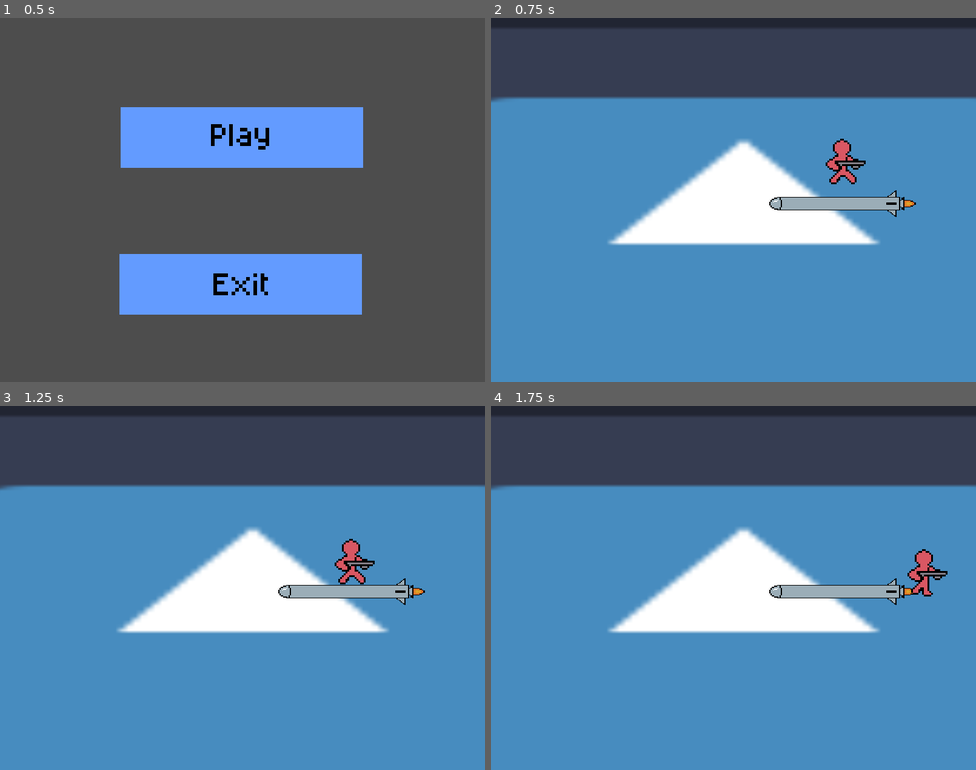
Above: before the commit, frames 1-4 (two rows, left to right).
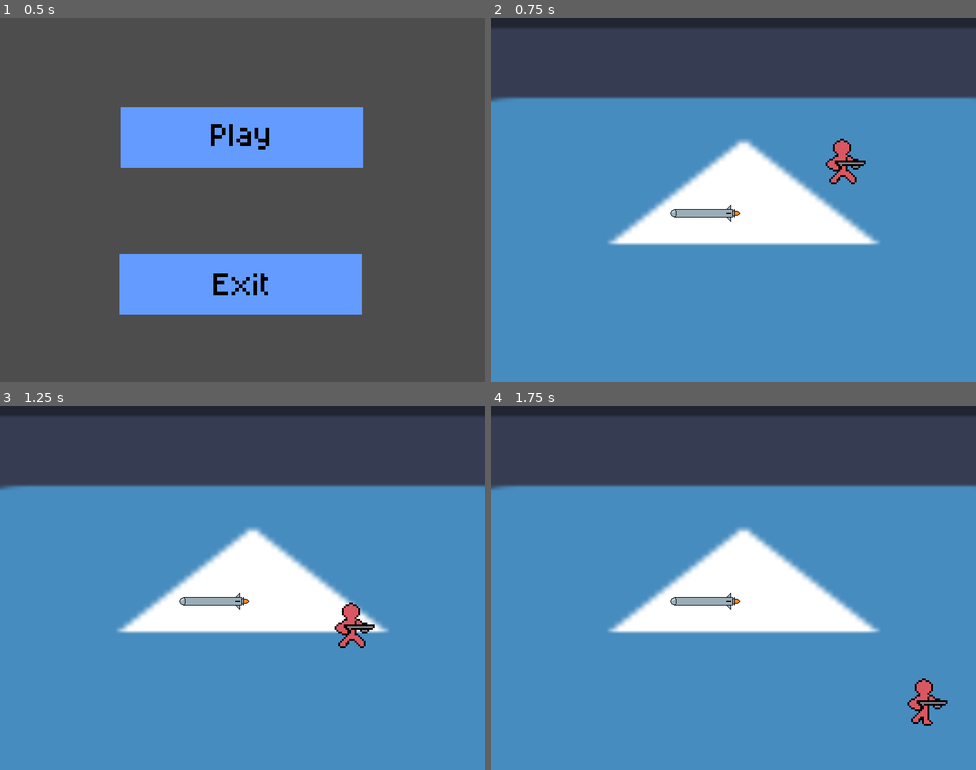
Above: after the commit, the same moments.

Repository: terminator0521/air-jumper
Game: Godot game, scene res://scenes/start_menu.tscn
Same seed, same stepped clock (60 frames per second), same inputs: the game is played once before the commit and once after it. The engine's default icon, where the game draws it, is replaced by a stand-in: a white triangle on a blue panel in a dark square.
Inputs (mouse positions are in pixels of both pictures, inside the frame that each line leads up to):
- Up to frame 1 (0.5 s): no input
- Up to frame 2 (0.75 s): click (733, 138) at 0.5 s
- Up to frame 3 (1.25 s): no input
- Up to frame 4 (1.75 s): hold Right from 1.28 s (still down)

Frame 1 is identical in both runs. In frame 2, 1.4% of the frame differs, in the area x 37-88%, y 47-56%; in frame 3, 2.4%, in the area x 37-88%, y 36-67%; in frame 4, 2.4%.

Commit message:
create rocket scene template

Diff:
--- a/project.godot
+++ b/project.godot
@@ -14,10 +14,6 @@
 run/main_scene="uid://c7nq4a0auf5oo"
 config/features=PackedStringArray("4.7", "Forward Plus")
 config/icon="res://icon.svg"
-
-[autoload]
-
-SignalBus="*uid://6nya0cumdh74"
 
 [display]
 
--- a/scenes/game.tscn
+++ b/scenes/game.tscn
@@ -5,33 +5,6 @@
 [ext_resource type="Script" uid="uid://dm0ix6e406opf" path="res://scripts/player.gd" id="1_yqjtg"]
 [ext_resource type="Script" uid="uid://dicbwt0fkte4u" path="res://scripts/rocket_manager.gd" id="2_iywne"]
 [ext_resource type="Texture2D" uid="uid://cbjqvrnjthtjc" path="res://textures/entities/player.png" id="2_lnu2h"]
-[ext_resource type="Texture2D" uid="uid://hshxno505ddx" path="res://textures/platforms/rocket.png" id="5_iywne"]
-[ext_resource type="Script" uid="uid://cq8flqu86p5an" path="res://scripts/rocket_animation.gd" id="6_p57ef"]
-
-[sub_resource type="AtlasTexture" id="AtlasTexture_gee14"]
-atlas = ExtResource("5_iywne")
-region = Rect2(0, 0, 120, 40)
-
-[sub_resource type="AtlasTexture" id="AtlasTexture_0tnpc"]
-atlas = ExtResource("5_iywne")
-region = Rect2(120, 0, 120, 40)
-
-[sub_resource type="SpriteFrames" id="SpriteFrames_wjq10"]
-animations = [{
-"frames": [{
-"duration": 1.0,
-"texture": SubResource("AtlasTexture_gee14")
-}, {
-"duration": 1.0,
-"texture": SubResource("AtlasTexture_0tnpc")
-}],
-"loop": 1,
-"name": &"default",
-"speed": 20.0
-}]
-
-[sub_resource type="RectangleShape2D" id="RectangleShape2D_sfuul"]
-size = Vector2(188, 20)
 
 [sub_resource type="AtlasTexture" id="AtlasTexture_yqjtg"]
 atlas = ExtResource("2_lnu2h")
@@ -95,22 +68,6 @@
 [node name="Rockets" type="Node2D" parent="." unique_id=1139047990]
 script = ExtResource("2_iywne")
 
-[node name="Rocket" type="CharacterBody2D" parent="Rockets" unique_id=467692006 groups=["Platform"]]
-
-[node name="AnimatedSprite2D" type="AnimatedSprite2D" parent="Rockets/Rocket" unique_id=1980354830]
-texture_filter = 1
-position = Vector2(227.99998, -15.999992)
-scale = Vector2(2.1, 1.6)
-sprite_frames = SubResource("SpriteFrames_wjq10")
-frame_progress = 0.8761893
-script = ExtResource("6_p57ef")
-
-[node name="Area2D" type="Area2D" parent="Rockets/Rocket" unique_id=279092246 groups=["Platform"]]
-
-[node name="CollisionShape2D" type="CollisionShape2D" parent="Rockets/Rocket/Area2D" unique_id=917188055]
-position = Vector2(219, -16)
-shape = SubResource("RectangleShape2D_sfuul")
-
 [node name="Player" type="CharacterBody2D" parent="." unique_id=61970098]
 position = Vector2(329, -109)
 floor_constant_speed = true
--- /dev/null
+++ b/scenes/rocket_template.tscn
@@ -0,0 +1,45 @@
+[gd_scene format=3 uid="uid://biecgkuynwy0w"]
+
+[ext_resource type="Script" uid="uid://cjmdp5dqm1507" path="res://scripts/rocket.gd" id="1_d7i5y"]
+[ext_resource type="Texture2D" uid="uid://hshxno505ddx" path="res://textures/platforms/rocket.png" id="2_xiha7"]
+
+[sub_resource type="RectangleShape2D" id="RectangleShape2D_iywne"]
+size = Vector2(84, 14)
+
+[sub_resource type="AtlasTexture" id="AtlasTexture_2ymbd"]
+atlas = ExtResource("2_xiha7")
+region = Rect2(0, 0, 120, 40)
+
+[sub_resource type="AtlasTexture" id="AtlasTexture_od01w"]
+atlas = ExtResource("2_xiha7")
+region = Rect2(120, 0, 120, 40)
+
+[sub_resource type="SpriteFrames" id="SpriteFrames_iywne"]
+animations = [{
+"frames": [{
+"duration": 1.0,
+"texture": SubResource("AtlasTexture_2ymbd")
+}, {
+"duration": 1.0,
+"texture": SubResource("AtlasTexture_od01w")
+}],
+"loop": 1,
+"name": &"default",
+"speed": 15.0
+}]
+
+[node name="Node2D" type="Node2D" unique_id=908383963]
+
+[node name="Rocket" type="CharacterBody2D" parent="." unique_id=870053865]
+script = ExtResource("1_d7i5y")
+
+[node name="Hitbox" type="Area2D" parent="Rocket" unique_id=1312579194 groups=["Platform"]]
+
+[node name="CollisionShape2D" type="CollisionShape2D" parent="Rocket/Hitbox" unique_id=1496635660]
+position = Vector2(-8, 0)
+shape = SubResource("RectangleShape2D_iywne")
+
+[node name="Sprite" type="AnimatedSprite2D" parent="Rocket" unique_id=839841338]
+texture_filter = 1
+sprite_frames = SubResource("SpriteFrames_iywne")
+frame_progress = 0.7100145
--- /dev/null
+++ b/scripts/rocket.gd
@@ -0,0 +1,12 @@
+extends CharacterBody2D
+
+
+const SPEED = 300.0
+const JUMP_VELOCITY = -400.0
+var displacement: Vector2
+
+func _ready() -> void:
+    position = Vector2(0, 0)
+
+func _physics_process(delta: float) -> void:
+    move_and_collide(displacement)
--- a/scripts/rocket_animation.gd
+++ /dev/null
@@ -1,11 +0,0 @@
-extends AnimatedSprite2D
-
-# Called when the node enters the scene tree for the first time.
-func _ready() -> void:
-	play("default")
-	pass # Replace with function body.
-
-
-# Called every frame. 'delta' is the elapsed time since the previous frame.
-func _process(delta: float) -> void:
-	pass
--- a/scripts/rocket_manager.gd
+++ b/scripts/rocket_manager.gd
@@ -1,11 +1,12 @@
 extends Node2D
 
-var rockets: Array[CharacterBody2D]
+const _ROCKET_SCENE = preload("res://scenes/rocket_template.tscn")
 
 # Called when the node enters the scene tree for the first time.
 func _ready() -> void:
+	var Rocket = _ROCKET_SCENE.instantiate()
 
-
+	add_child(Rocket)
 	pass # Replace with function body.
 
 
--- a/scripts/signal_bus.gd
+++ /dev/null
@@ -1,13 +0,0 @@
-extends Node
-
-signal on_area_entered(entered_area: Area2D, detected_area: Area2D)
-
-
-# Called when the node enters the scene tree for the first time.
-func _ready() -> void:
-	pass # Replace with function body.
-
-
-# Called every frame. 'delta' is the elapsed time since the previous frame.
-func _process(delta: float) -> void:
-	pass
--- a/scripts/signal_forwarder.gd
+++ /dev/null
@@ -1,14 +0,0 @@
-extends Area2D
-
-# Called when the node enters the scene tree for the first time.
-func _ready() -> void:
-	area_entered.connect()
-	pass # Replace with function body.
-
-
-# Called every frame. 'delta' is the elapsed time since the previous frame.
-func _process(delta: float) -> void:
-	pass
-
-func _collided(other_area: Area2D) -> void:
-	SignalBus.on_area_entered.emit(self, other_area)
Not shown, added: scripts/rocket.gd.uid
Not shown, removed: scripts/rocket_animation.gd.uid
Not shown, removed: scripts/signal_bus.gd.uid
Not shown, removed: scripts/signal_forwarder.gd.uid
